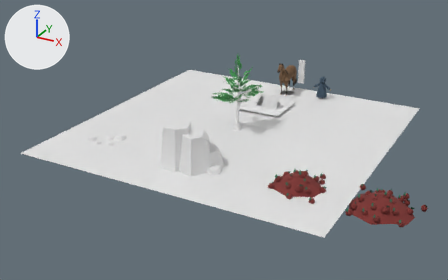
Renders of the Blender file _files/models.blend from each side of a commit.
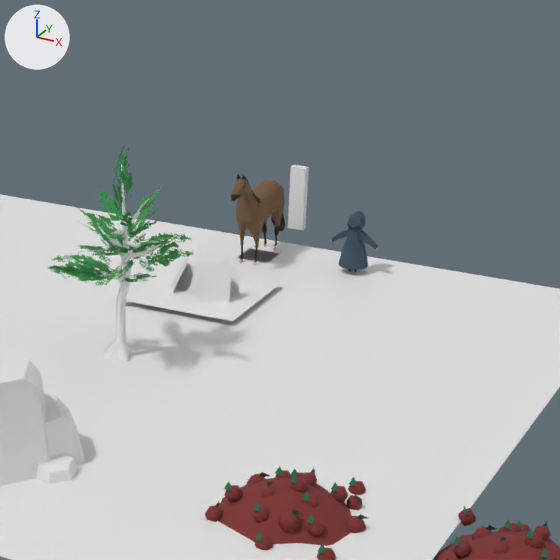
Old and new are each drawn whole from a camera (50 mm lens) standing at (19.02, -45.52, 17.17) and looking at (-0.13, -10.7, -0.23) and again close up on the part from 43% to 88% of the width and 0% to 72% of the height. The lights are fixed; the arrows at upper left show +X, +Y and +Z.

Names of what the first close-up shows: 'Cube', 'Cube.001', 'Cube.002', 'Horse', 'Plane', 'mdl_grass', 'mdl_human', 'mdl_leaf_BigB.002', 'mdl_rock', 'mdl_selection', 'mdl_tree.001'.
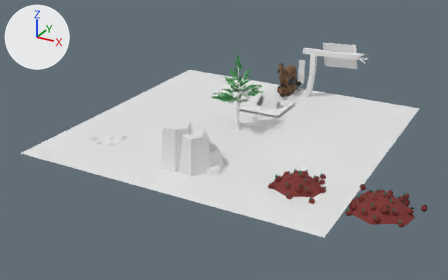
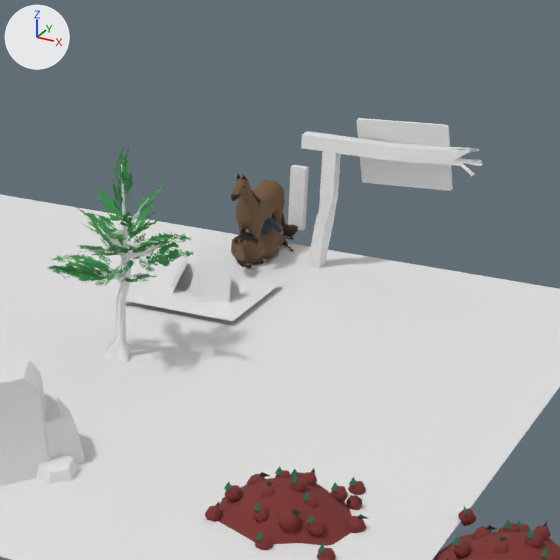
The change, as a list of edits to the scene's bpy script:
```text
Add me_cube_049:
    me_cube_049.from_pydata(...)  # 488 vertices, 480 faces; spans x -0.41..0.78, y -2.21..2.81, z -0.05..1.16
    me_cube_049.polygons.foreach_set('use_smooth', [True] * 480)
    me_cube_049.materials.append(mat_mat_horse)  # picture img_tex_horse
Add me_plane_027:
    me_plane_027.from_pydata([(-3.04, 2.58, -0.64), (-3.1, 2.62, -0.63), (-0.37, 2.81, -0.46), (-0.41, 2.76, -0.47), (-3.21, 4.54, -0.25), (-3.25, 4.48, -0.27), (-0.57, 4.72, -0.08), (-0.52, 4.68, -0.09)], [], [(1, 0, 3, 2, 7, 6, 4, 5)])
Add me_plane_026:
    me_plane_026.from_pydata(...)  # 56 vertices, 38 faces; spans x -4.73..0.44, y -1.0..4.23, z -0.39..0.31
    me_plane_026.polygons.foreach_set('use_smooth', [True] * 38)
Change ob_mdl_human:
    ob_mdl_human.location: (3.0, 0.0, 0.0) -> (0.0, 0.0, 0.0)
Add ob_horse_001:
    ob_horse_001 = bpy.data.objects.new('Horse.001', me_cube_049)
    ob_horse_001.location = (0.0, 0.0, 0.0)
Add ob_sigh:
    ob_sigh = bpy.data.objects.new('Sigh', me_plane_027)
    ob_sigh.location = (6.0, 0.0, 0.0)
    ob_sigh.rotation_euler = (1.571, 0.0, 0.0)  # degrees (90, 0, 0)
    _m = ob_sigh.modifiers.new('Solidify', 'SOLIDIFY')
    _m.thickness = -0.07
Add ob_plane_001:
    ob_plane_001 = bpy.data.objects.new('Plane.001', me_plane_026)
    ob_plane_001.location = (6.0, 0.0, 0.0)
    ob_plane_001.rotation_euler = (1.571, 0.0, 0.0)  # degrees (90, 0, 0)
```

Boxes (x1, y1, x2, y2) around the edits, measured in the close-ups (560 x 560 px):
'Plane.001', added: after (301, 131, 483, 268)
'Sigh', added: after (356, 118, 453, 191)
'Horse.001', added (brown): after (231, 218, 298, 269)
'mdl_human', moved: before (330, 211, 379, 272); after (236, 217, 283, 235)
